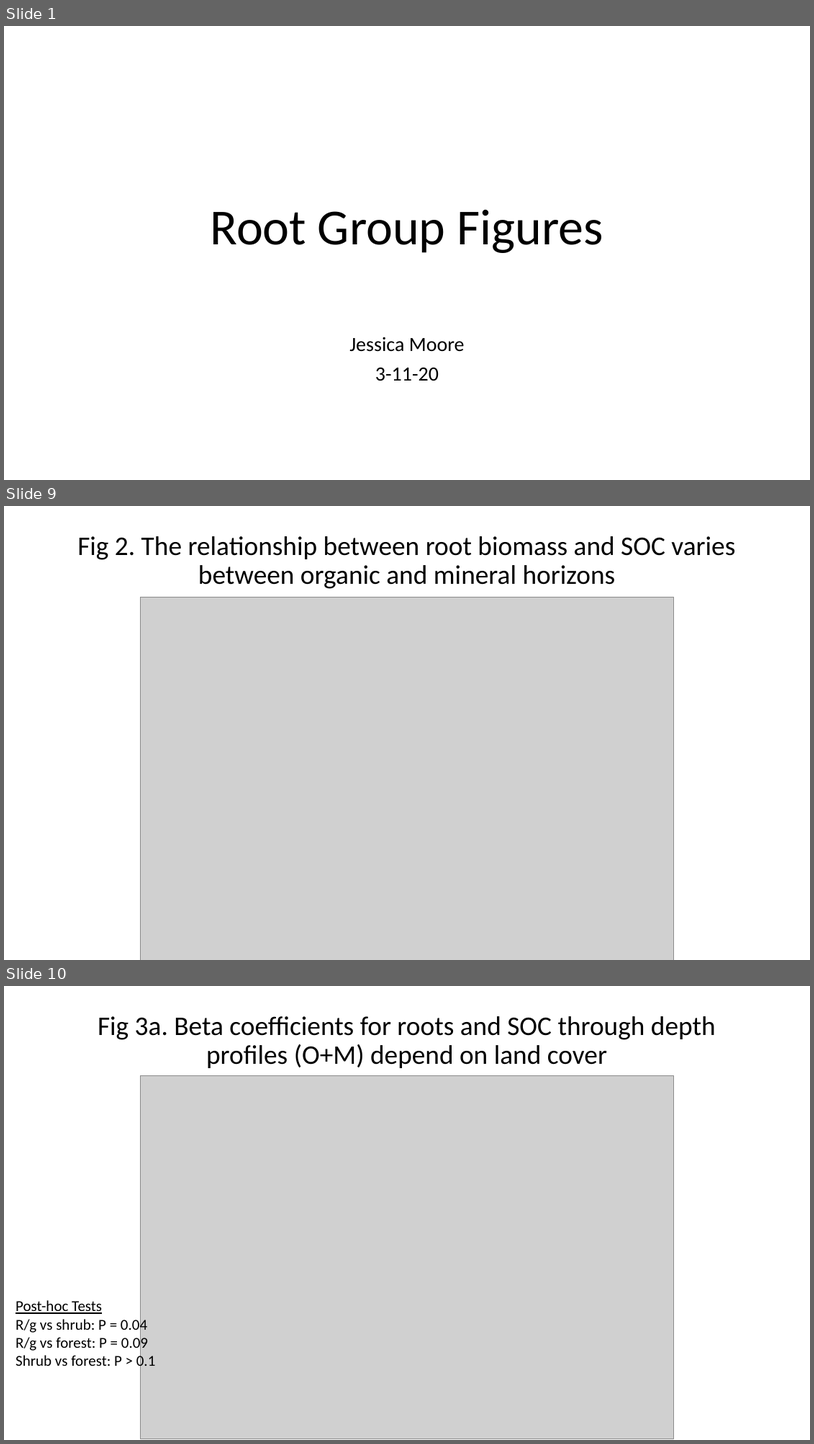
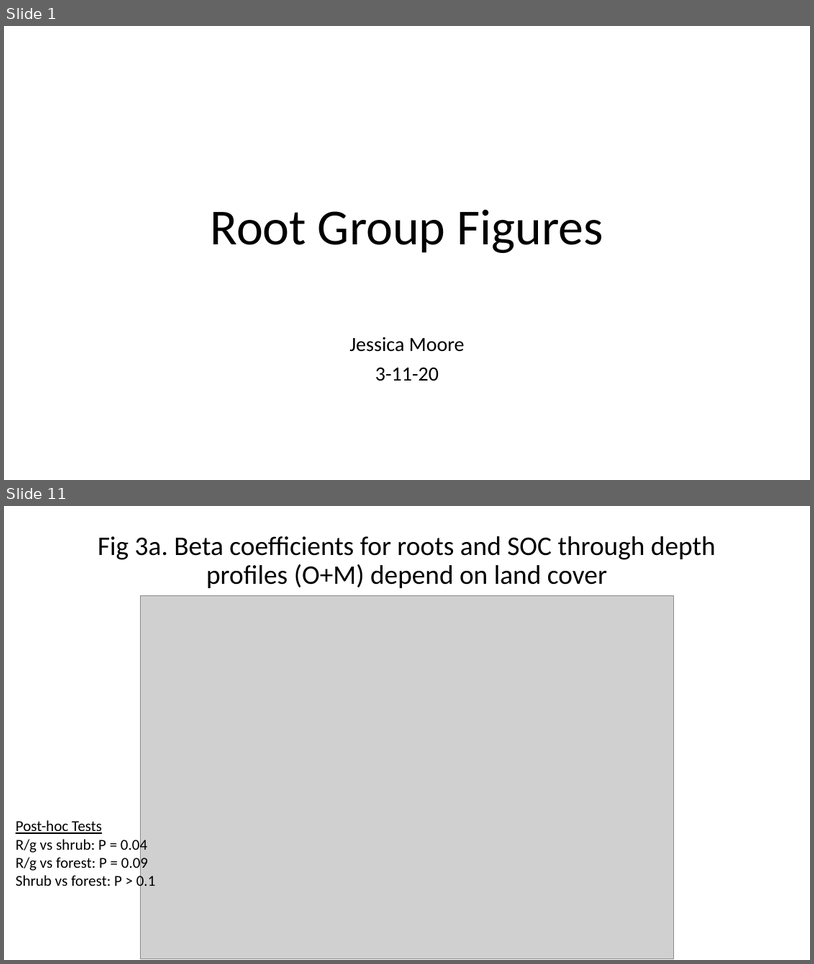
Before and after one commit to lter/lterwg-som, a slide deck: root_group_analyses/Figures_031120.pptx. Shown one above the other, each under a label of ours: slides 1, 9 and 10 before the commit, slides 1 and 11 after it; the slides between them are not shown. The pictures are 814x1444 and 814x964 pixels, drawn with LibreOffice and Linux fonts; fonts in the diff are those of the drawing; grey boxes stand for pictures. Boxes give left, top, right and bottom in pixels: in the first picture for what was removed or moved away, otherwise in the second. Text is boxed around its words. In the diff, an @@ line names an element or a change of style, - is before the commit and + after.

```diff
--- a/root_group_analyses/Figures_031120.pptx
+++ b/root_group_analyses/Figures_031120.pptx
@@ slide 9 removed at [4, 506, 810, 960], background #FFFFFF @@
@@ title removed at [77, 536, 736, 589] @@
-Fig 2. The relationship between root biomass and SOC varies between organic and mineral horizons
@@ picture removed at [140, 597, 674, 960] @@
@@ what was slide 10 is now slide 11 @@
```
Also in this commit, not shown: 7 slides changed, 3 slides added, 1 other slide removed, 2 other files.
